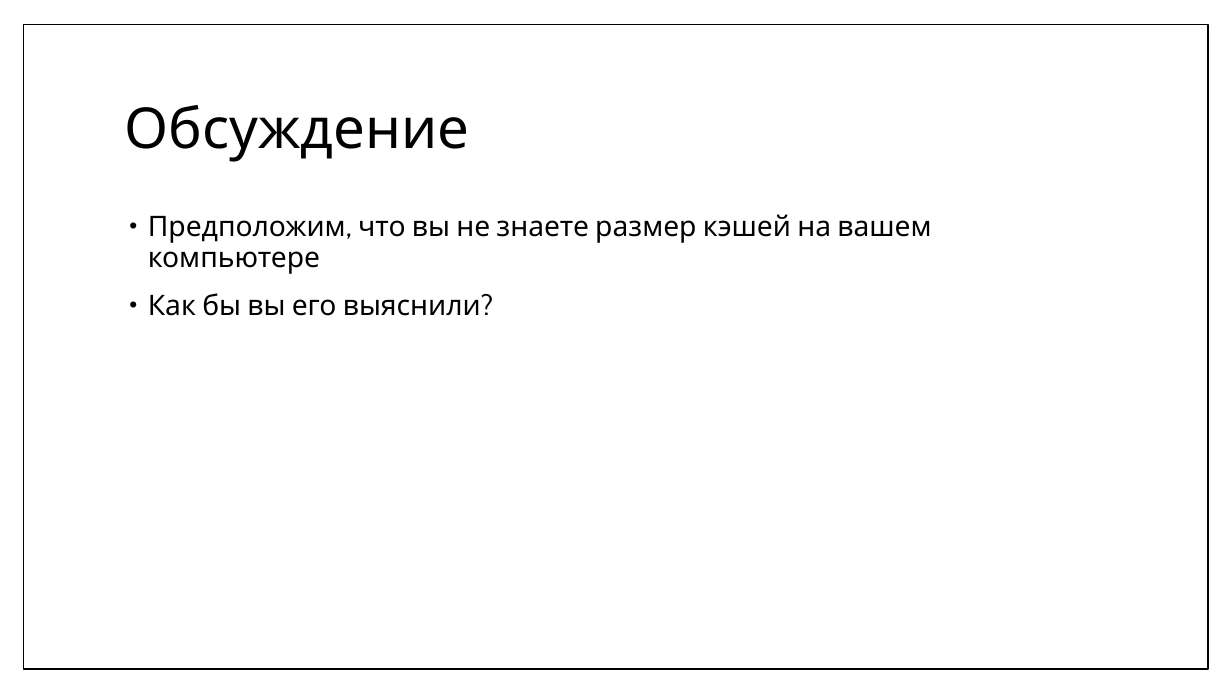
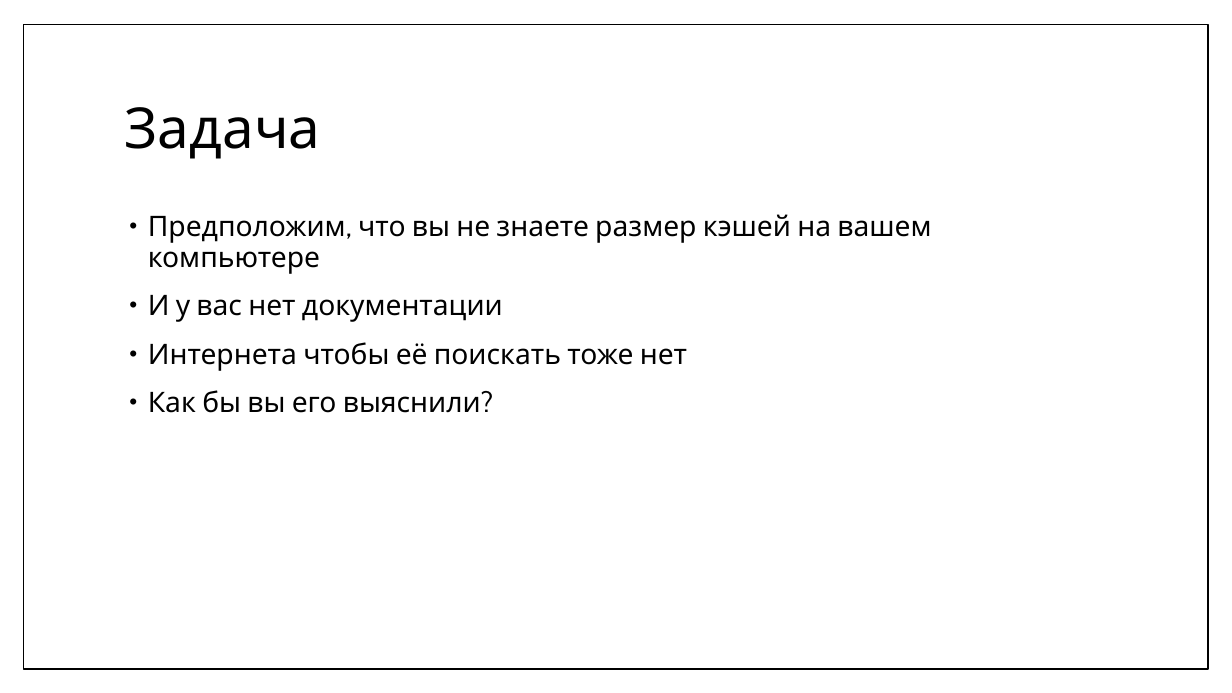
Before and after one commit to MIPT-ILab/cpp-lects-rus, a slide deck: slide 23 of other_lects/informatics/08-realworld.pptx (slide 16 before the commit). Drawn at 1232x693 pixels with LibreOffice and Linux fonts; fonts in the diff are those of the drawing. Boxes give left, top, right and bottom in pixels: in the first picture for what was removed or moved away, otherwise in the second. Text is boxed around its words. In the diff, an @@ line names an element or a change of style, - is before the commit and + after.

```diff
--- a/other_lects/informatics/08-realworld.pptx
+++ b/other_lects/informatics/08-realworld.pptx
@@ title at <box>125,107,321,159</box>: text changed @@
-Обсуждение
+Задача
@@ text at <box>148,295,687,371</box>: paragraphs added @@
+• И у вас нет документации
+• Интернета чтобы её поискать тоже нет
```
Also in this commit, not shown: 4 other slides changed, 7 slides added, 5 other files.
